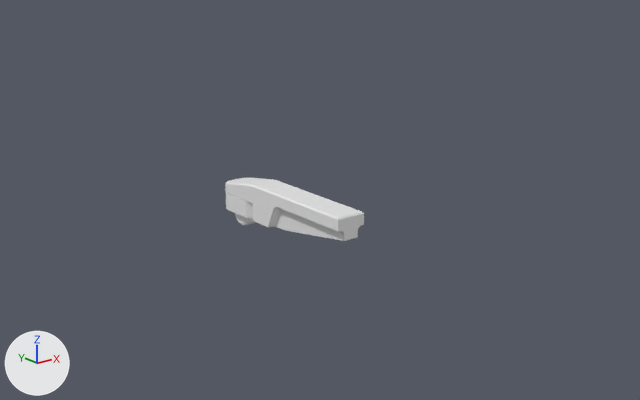
The Blender file model.blend as it was, and as the next commit left it.
Camera for both pictures: a 50 mm camera at (-25.9, -35.0, 14.1) aimed at (0.7, -1.7, 0.8). Arrows for +X, +Y and +Z are at lower left; the lights stay in place.
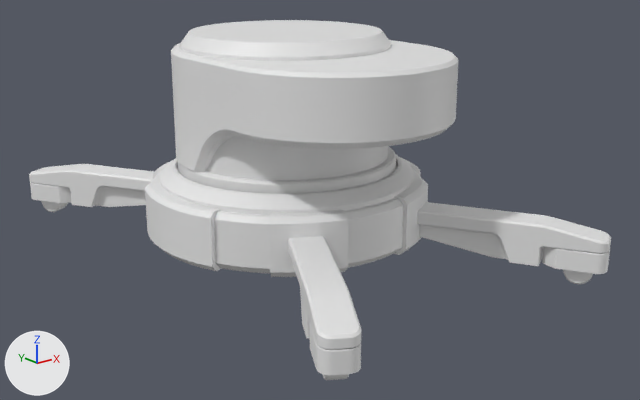
Commit message: Work on the base of the device

Pixel boxes (x1, y1, x2, y2) of what changed, in the pictures (640 x 400 px):
'Cylinder.003', added
    after: (171, 40, 458, 172)
'Cylinder', added
    after: (151, 146, 422, 273)
'Cylinder.004', added
    after: (180, 20, 391, 180)
'Wheels.001', added
    after: (417, 202, 611, 284)
'Cube.003', moved, turned
    before: (225, 178, 364, 241)
    after: (29, 164, 154, 207)
'Wheels.002', added
    after: (288, 236, 361, 380)
'Cylinder.001', added
    after: (153, 160, 428, 277)
'Cylinder.002', added
    after: (145, 157, 420, 271)
'Cube', moved, turned
    before: (226, 192, 253, 218)
    after: (30, 182, 71, 203)
'Cube.006', moved, turned
    before: (235, 213, 256, 225)
    after: (41, 201, 68, 212)

Diff of the bpy script that builds the scene:
```diff
--- a/model.blend.py
+++ b/model.blend.py
@@ col_wheels @@
+col_wheels = bpy.data.collections.new('Wheels')
+col_wheels.objects.link(ob_cube)
+col_wheels.objects.link(ob_cube_003)
+col_wheels.objects.link(ob_cube_006)
+col_wheels.objects.link(ob_cube_008)
@@ ob_cube_003 @@
 ob_cube_003 = bpy.data.objects.new('Cube.003', me_cube)
-ob_cube_003.location = (0.0, 0.0, 0.0)
+ob_cube_003.location = (-5.43, 9.4, 0.0)
+ob_cube_003.rotation_euler = (0.0, 0.0, 0.524)  # degrees (0, 0, 30)
 _m = ob_cube_003.modifiers.new('Bevel.001', 'BEVEL')
@@ ob_cylinder_004 @@
+ob_cylinder_004 = bpy.data.objects.new('Cylinder.004', me_cylinder_004)  # 150 vertices, 102 faces; spans x -5.53..5.53, y -5.55..5.55, z -3.14..2.94; modifiers BEVEL, WEIGHTED_NORMAL
+ob_cylinder_004.location = (0.0, 0.0, 5.61)
+ob_cylinder_004.scale = (0.918, 0.918, 1.19)
@@ ob_cylinder_003 @@
+ob_cylinder_003 = bpy.data.objects.new('Cylinder.003', me_cylinder_003)  # 250 vertices, 188 faces; spans x -5.53..5.53, y -9.31..5.55, z 2.57..7.94; modifiers BEVEL, WEIGHTED_NORMAL
+ob_cylinder_003.location = (0.0, 0.0, 0.45)
@@ ob_cylinder_002 @@
+ob_cylinder_002 = bpy.data.objects.new('Cylinder.002', me_cylinder_002)  # 106 vertices, 82 faces; spans x 5.61..7.13, y -3.03..3.03, z -1.41..1.44; modifiers BEVEL, MIRROR, WEIGHTED_NORMAL
+ob_cylinder_002.location = (0.0, 0.0, 0.45)
@@ ob_cylinder @@
+ob_cylinder = bpy.data.objects.new('Cylinder', me_cylinder)  # 650 vertices, 602 faces; spans x -6.89..6.89, y -6.9..6.9, z -1.36..2.57; modifiers BEVEL, WEIGHTED_NORMAL
+ob_cylinder.location = (0.0, 0.0, 0.45)
@@ ob_cylinder_001 @@
+ob_cylinder_001 = bpy.data.objects.new('Cylinder.001', me_cylinder_001)  # 66 vertices, 52 faces; spans x -1.73..1.58, y -1.15..1.2, z -1.43..1.42; modifiers BEVEL, MIRROR, WEIGHTED_NORMAL
+ob_cylinder_001.location = (-3.12, 5.68, 0.47)
@@ ob_wheels_002 @@
+ob_wheels_002 = bpy.data.objects.new('Wheels.002', None)
+ob_wheels_002.location = (0.0, 0.0, 0.0)
+ob_wheels_002.rotation_euler = (0.0, 0.0, -4.189)  # degrees (0, 0, -240)
+ob_wheels_002.instance_type = 'COLLECTION'
+ob_wheels_002.instance_collection = col_wheels
@@ ob_wheels_001 @@
+ob_wheels_001 = bpy.data.objects.new('Wheels.001', None)
+ob_wheels_001.location = (0.0, 0.0, 0.0)
+ob_wheels_001.rotation_euler = (0.0, 0.0, -3.142)  # degrees (0, 0, -180)
+ob_wheels_001.instance_type = 'COLLECTION'
+ob_wheels_001.instance_collection = col_wheels
```
